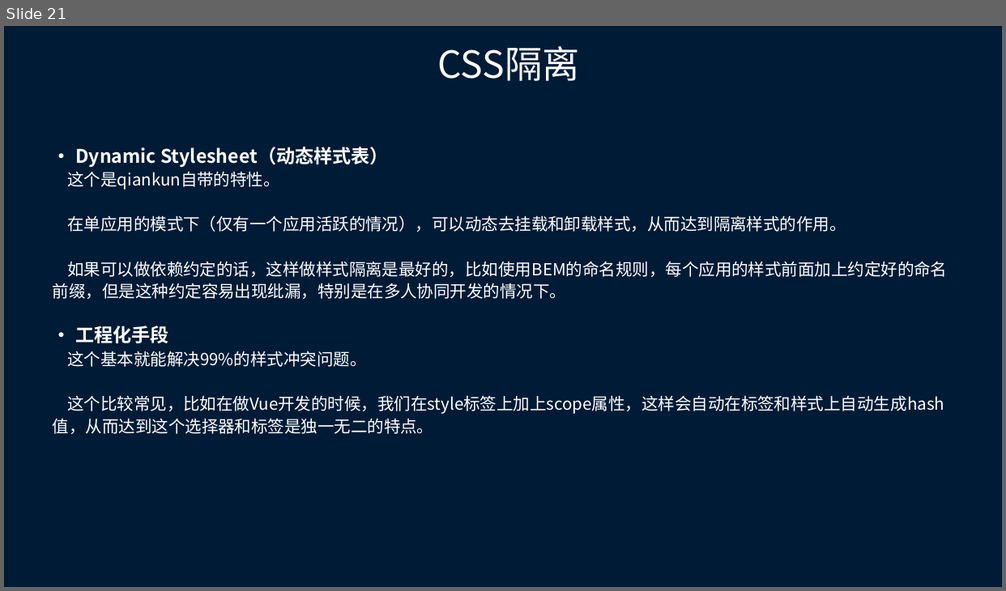
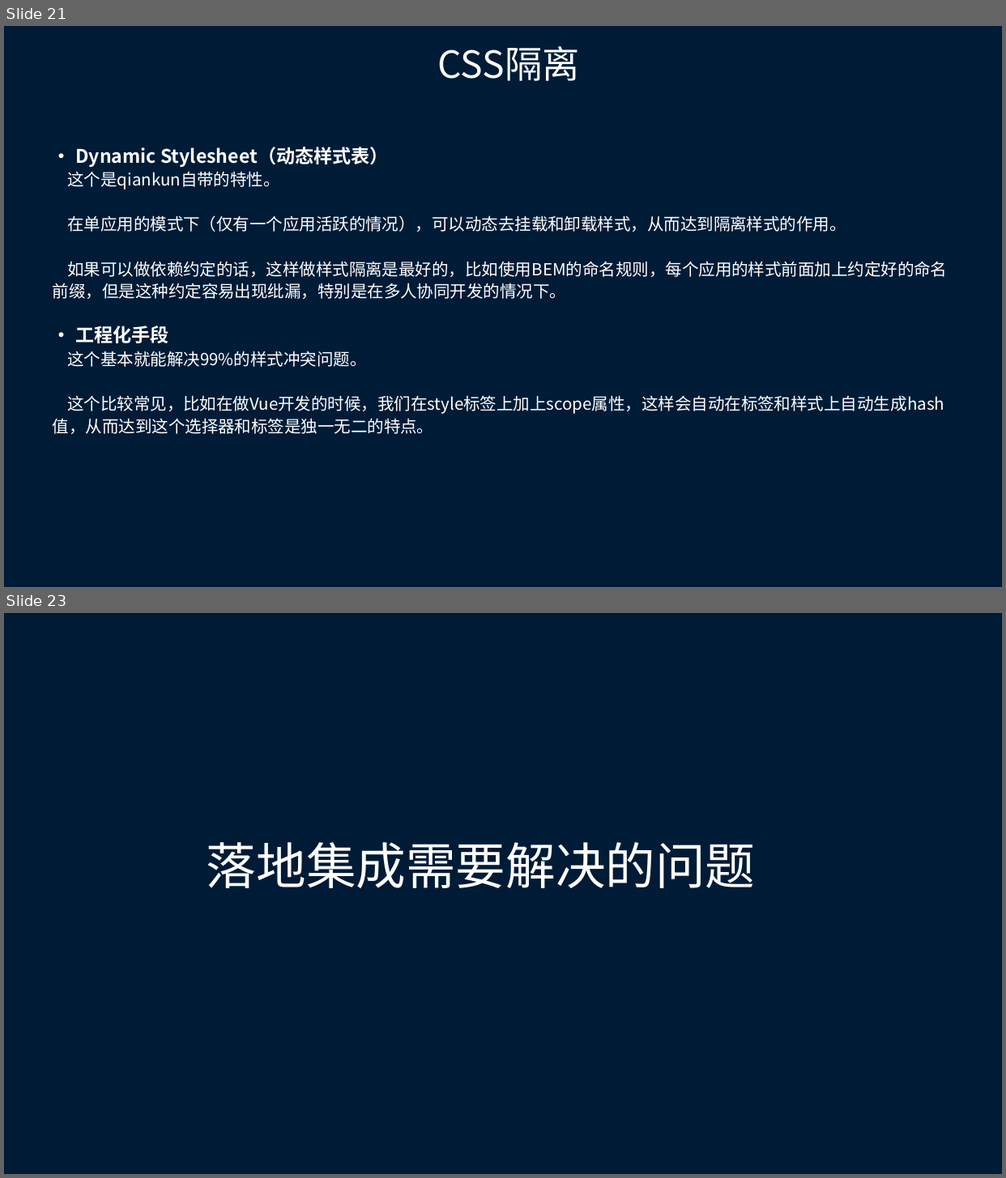
Before and after one commit to cookiepool/summary, a slide deck: 微前端.pptx. Shown one above the other, each under a label of ours: slide 21 before the commit, slides 21 and 23 after it; the slides between them are not shown. The pictures are 1006x591 and 1006x1178 pixels, drawn with LibreOffice and Linux fonts; fonts in the diff are those of the drawing. Boxes give left, top, right and bottom in pixels: in the first picture for what was removed or moved away, otherwise in the second. Text is boxed around its words. In the diff, an @@ line names an element or a change of style, - is before the commit and + after.

```diff
--- a/微前端.pptx
+++ b/微前端.pptx
@@ slide 23 added at (4, 613, 1002, 1174), background #001B36 @@
@@ text added at (206, 842, 755, 888), 48 pt, text #FFFFFF @@
+落地集成需要解决的问题
```
Also in this commit, not shown: 1 slide changed, 2 other slides added, 1 slide removed.
